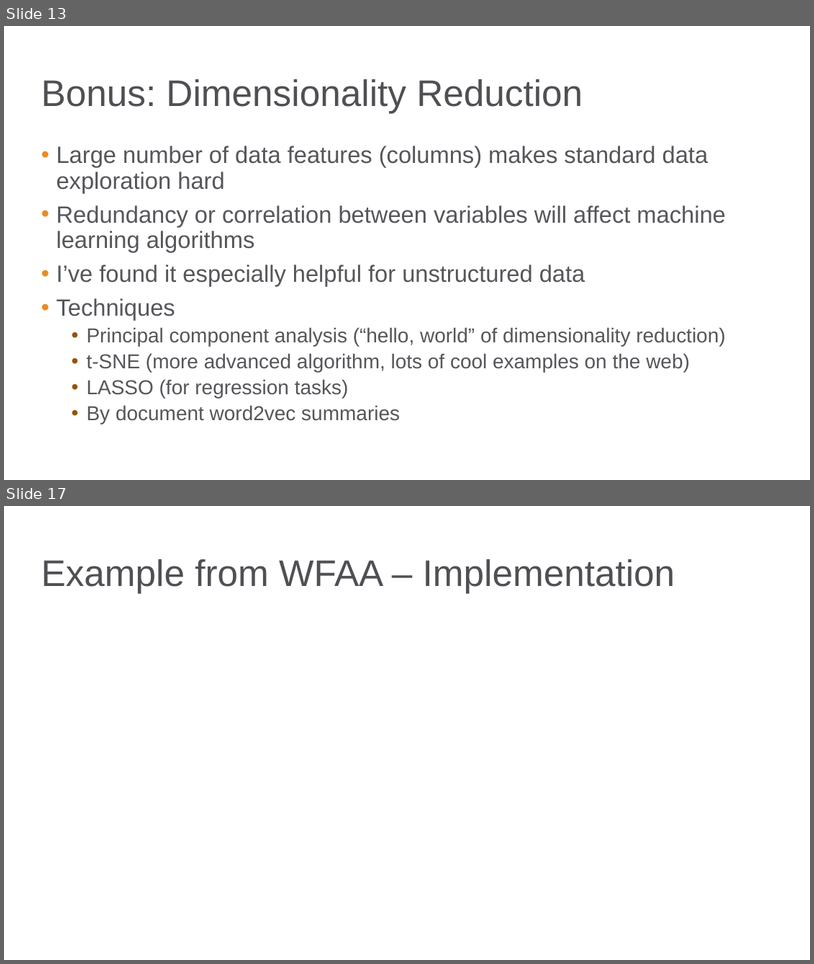
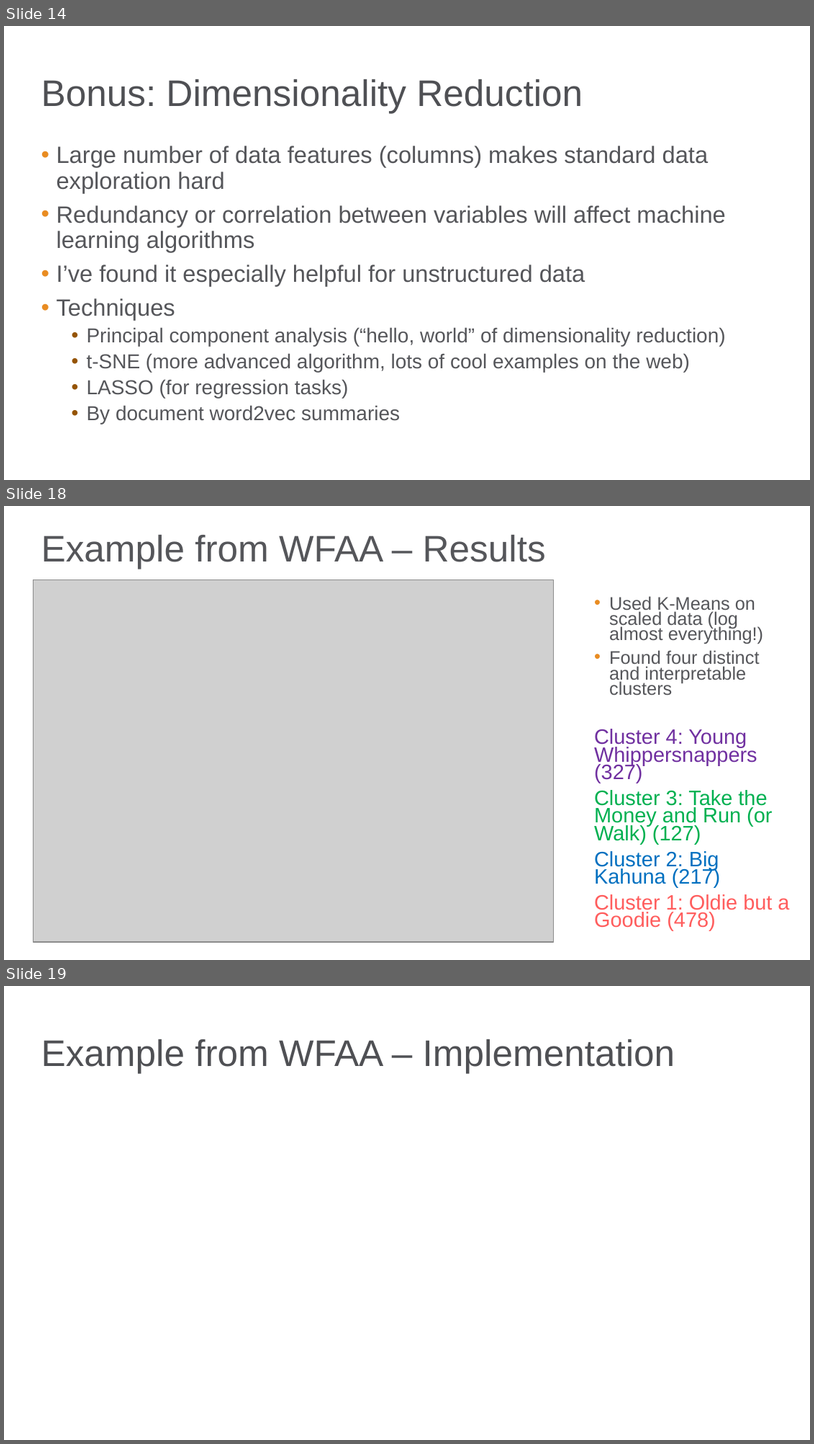
Before and after one commit to bgstieber/APRA-PD-DAS-2019, a slide deck: Generating Insights from Clustering Large Donors - BStieber APRA DAS19.pptx. Shown one above the other, each under a label of ours: slides 13 and 17 before the commit, slides 14, 18 and 19 after it; the slides between them are not shown. The pictures are 814x964 and 814x1444 pixels, drawn with LibreOffice and Linux fonts; fonts in the diff are those of the drawing; grey boxes stand for pictures; background and template pictures are left out. Boxes give left, top, right and bottom in pixels: in the first picture for what was removed or moved away, otherwise in the second. Text is boxed around its words. In the diff, an @@ line names an element or a change of style, - is before the commit and + after.

```diff
--- a/Generating Insights from Clustering Large Donors - BStieber APRA DAS19.pptx
+++ b/Generating Insights from Clustering Large Donors - BStieber APRA DAS19.pptx
@@ slide 18 added at bbox=[4, 506, 810, 960], background picture (left out) @@
@@ title added at bbox=[41, 535, 546, 569], 33 pt, text #55565A @@
+Example from WFAA – Results
@@ picture added at bbox=[33, 580, 553, 942] @@
@@ text added at bbox=[594, 596, 790, 930], 18.6 pt, text #55565A @@
+• Used K-Means on scaled data (log almost everything!)
+• Found four distinct and interpretable clusters
+Cluster 4: Young Whippersnappers (327)
+Cluster 3: Take the Money and Run (or Walk) (127)
+Cluster 2: Big Kahuna (217)
+Cluster 1: Oldie but a Goodie (478)
@@ what was slide 13 is now slide 14 @@
@@ what was slide 17 is now slide 19 @@
```
Also in this commit, not shown: 5 slides changed, 2 other slides added, 1 slide removed, 1 other file.
